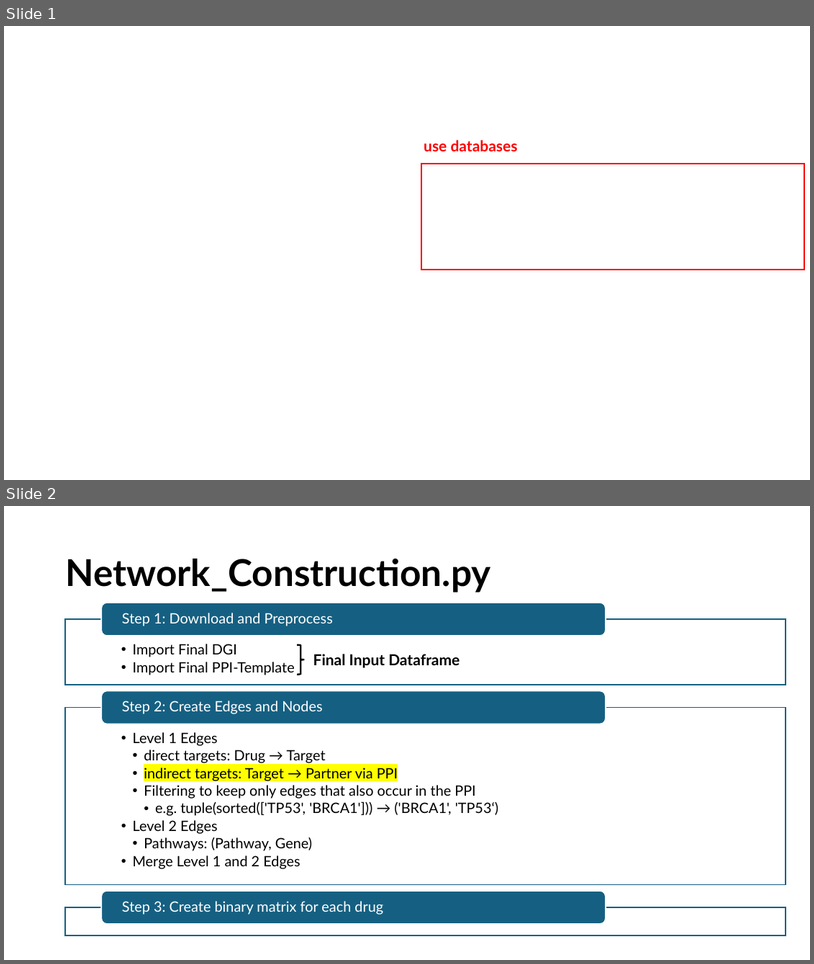
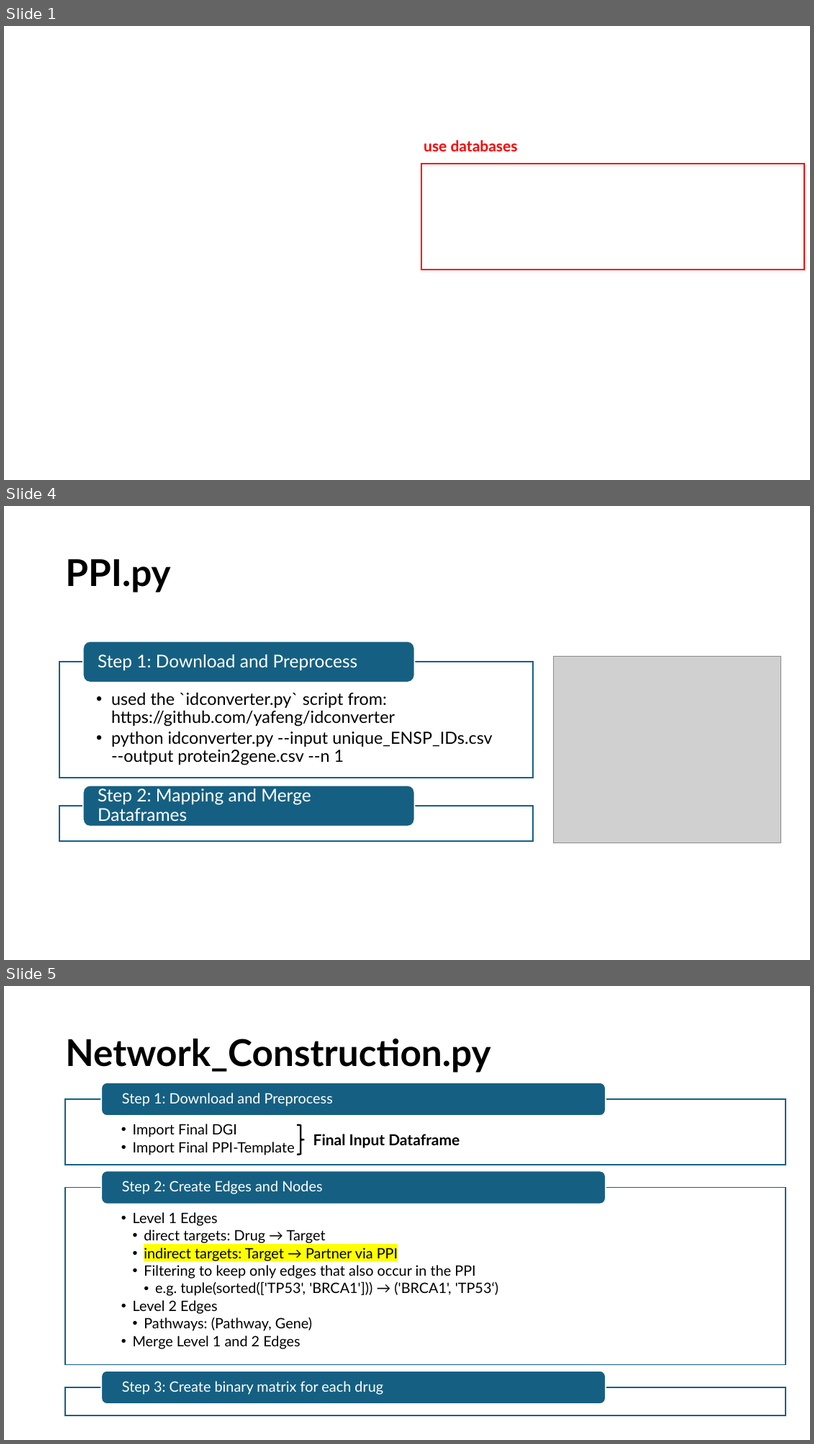
Before and after one commit to txm0324/Bachelor-Thesis, a slide deck: Overview_Network.pptx. Shown one above the other, each under a label of ours: slides 1 and 2 before the commit, slides 1, 4 and 5 after it; the slides between them are not shown. The pictures are 814x964 and 814x1444 pixels, drawn with LibreOffice and Linux fonts; fonts in the diff are those of the drawing; grey boxes stand for pictures; background and template pictures are left out. Boxes give left, top, right and bottom in pixels: in the first picture for what was removed or moved away, otherwise in the second. Text is boxed around its words. In the diff, an @@ line names an element or a change of style, - is before the commit and + after.

Commit message:
Update pptx

```diff
--- a/Overview_Network.pptx
+++ b/Overview_Network.pptx
@@ slide 4 added at [4, 506, 810, 960], background #FFFFFF @@
@@ title added at [65, 559, 170, 592], 44 pt, text #000000, bold @@
+PPI.py
@@ picture added at [554, 656, 782, 842] @@
@@ group added at [59, 641, 533, 841]: 3 texts, 2 rectangles, 2 rounded rectangles @@
+  • used the `idconverter.py` script from: https://github.com/yafeng/idconverter
+  • python idconverter.py --input unique_ENSP_IDs.csv --output protein2gene.csv --n 1
+Step 1: Download and Preprocess
+Step 2: Mapping and Merge Dataframes
@@ what was slide 2 is now slide 5 @@
```
Also in this commit, not shown: 2 other slides added, 1 other file.
